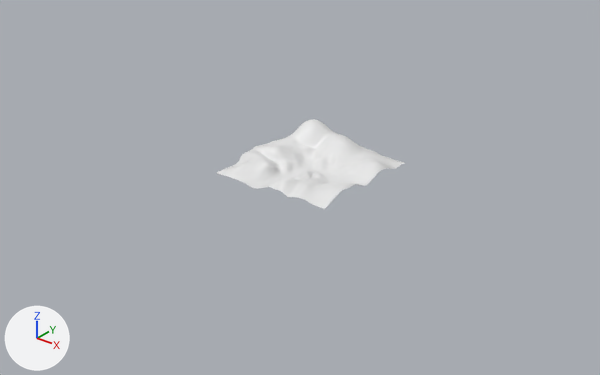
The FBX model Assets/Env/env_plane_07.fbx, before and after one commit.
Both versions are drawn from a camera (50 mm lens) standing at (22142.0, -28343.0, 16023.0) and looking at (667.0, -1499.0, -621.0). Every picture has the same lights, and +X, +Y and +Z are marked at lower left. Mesh edges are drawn as thin lines on the coarser meshes. Where no turn or scale is listed for an object, it has been applied to the vertices.

Before the edit, the objects in view are built like this:
```python
me_plane_001 = bpy.data.meshes.new('Plane.001')
me_plane_001.from_pydata(...)  # 27225 vertices, 26896 faces; spans x -2462.0..3912.0, y -3921.0..2412.0, z -17.0..1250.0
me_plane_001.materials.append(mat_all)  # white #e7e7e7
ob_hills = bpy.data.objects.new('Hills', me_plane_001)
ob_hills.location = (0.0, 0.0, 0.0)
```
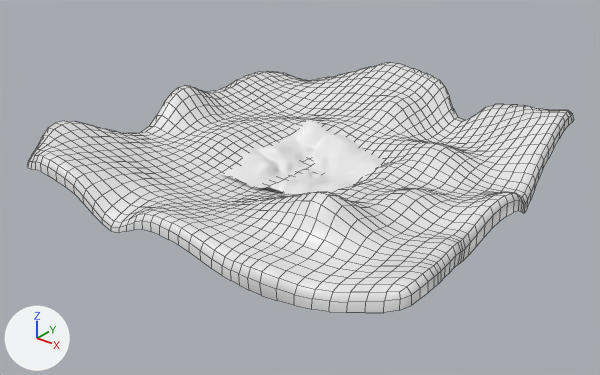
Where the change shows, as pixel boxes [x1, y1, x2, y2] in the pictures (600 x 375 px):
'Plane', added
    after: [27, 63, 574, 313]

Edits to the bpy script that builds the scene:
```text
Add mat_all_001:
    mat_all_001 = principled_material('All.001')
    mat_all_001.base_color = (0.8, 0.8, 0.8)  # white #e7e7e7
    mat_all_001.roughness = 0.4
Add me_plane_003:
    me_plane_003.from_pydata(...)  # 1657 vertices, 1584 faces; spans x -9240.0..11238.0, y -10383.0..9677.0, z -457.0..2560.0
    me_plane_003.materials.append(mat_all_001)  # white #e7e7e7
Add ob_plane:
    ob_plane = bpy.data.objects.new('Plane', me_plane_003)
    ob_plane.location = (3.0, 151.0, -15.0)
```
